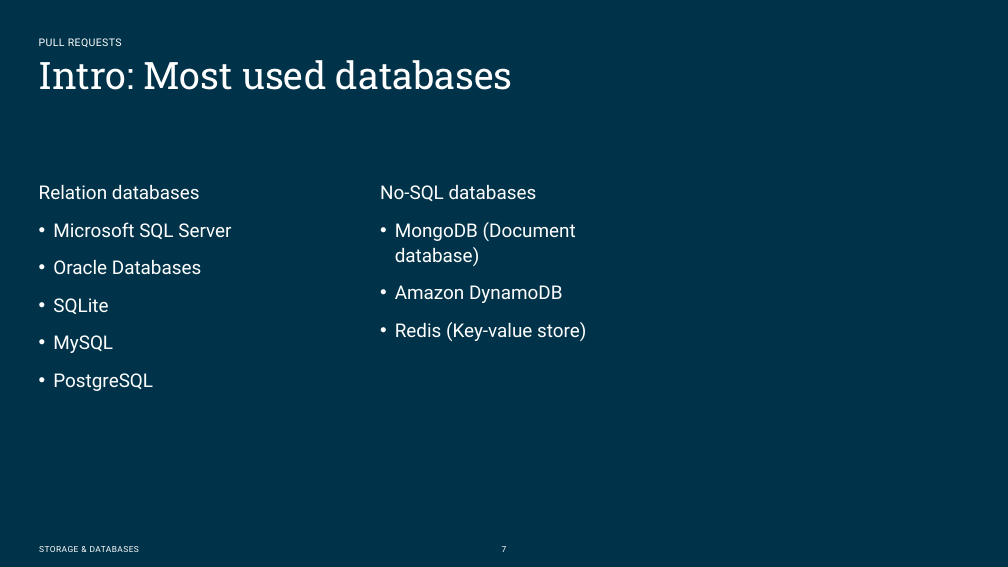
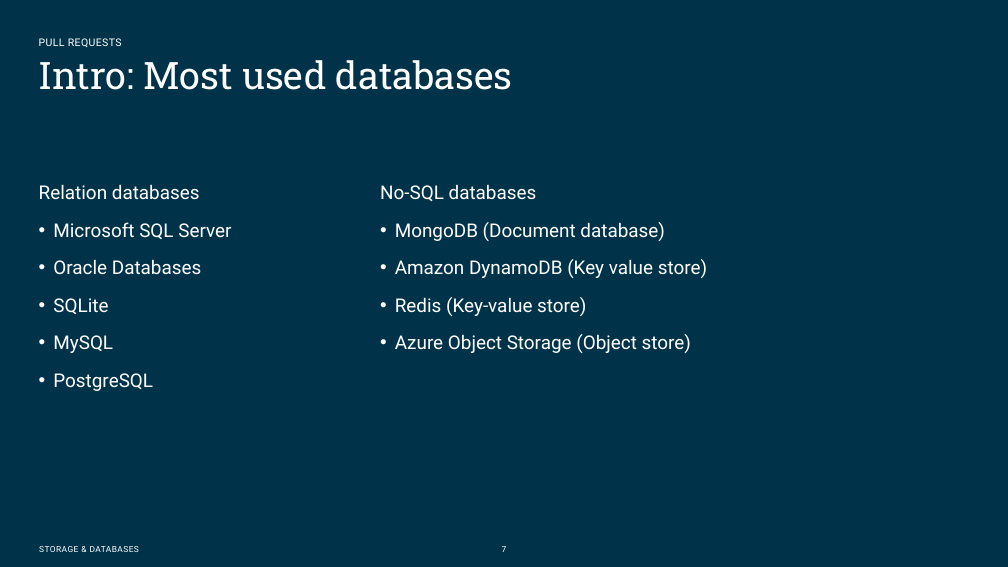
Before and after one commit to Omegapoint-Norge-Academy/storage-and-databases, a slide deck: slide 7 of Presentation material/Databases APP.pptx. Drawn at 1008x567 pixels with LibreOffice and Linux fonts; fonts in the diff are those of the drawing; background and template pictures are left out. Boxes give left, top, right and bottom in pixels: in the first picture for what was removed or moved away, otherwise in the second. Text is boxed around its words. In the diff, an @@ line names an element or a change of style, - is before the commit and + after.

```diff
--- a/Presentation material/Databases APP.pptx
+++ b/Presentation material/Databases APP.pptx
@@ text at bbox=[395, 259, 707, 278]: text changed @@
-• Amazon DynamoDB
+• Amazon DynamoDB (Key value store)
@@ text at bbox=[395, 334, 691, 353]: paragraph added @@
+• Azure Object Storage (Object store)
```
Also in this commit, not shown: 1 other slide changed.
